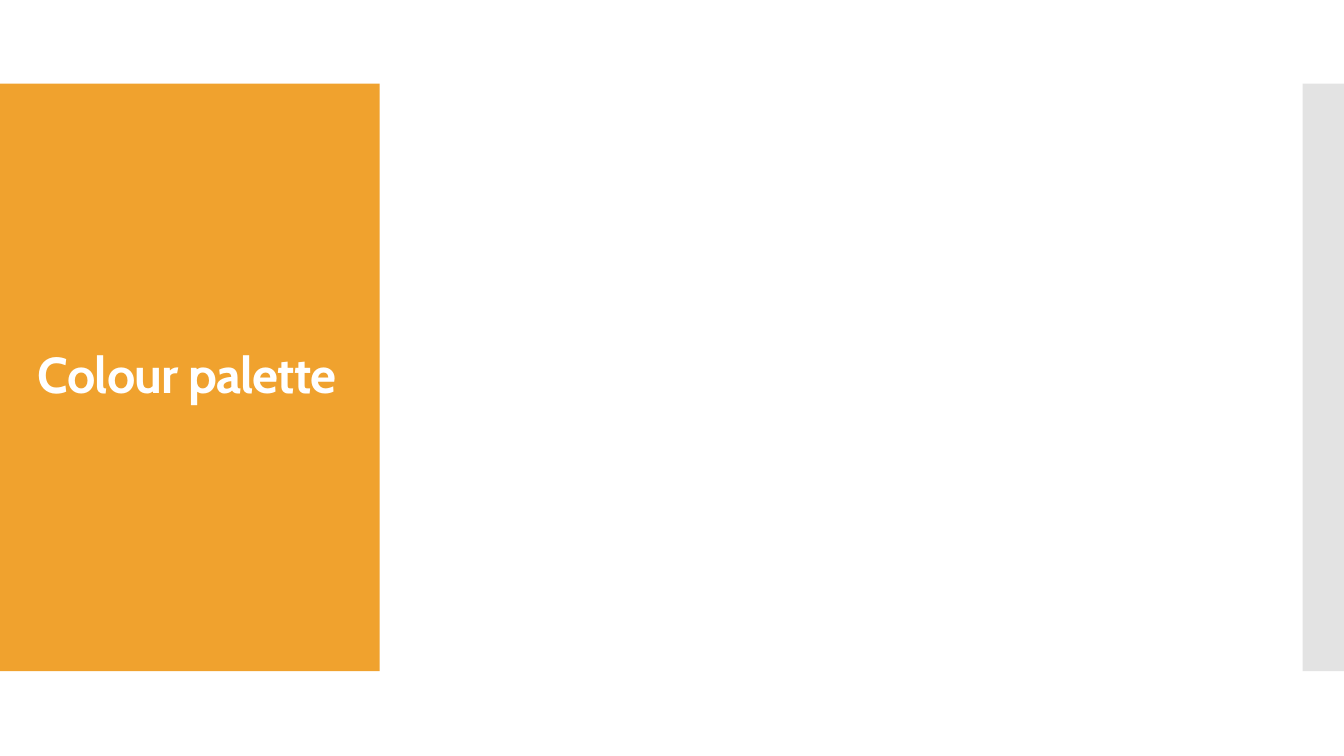
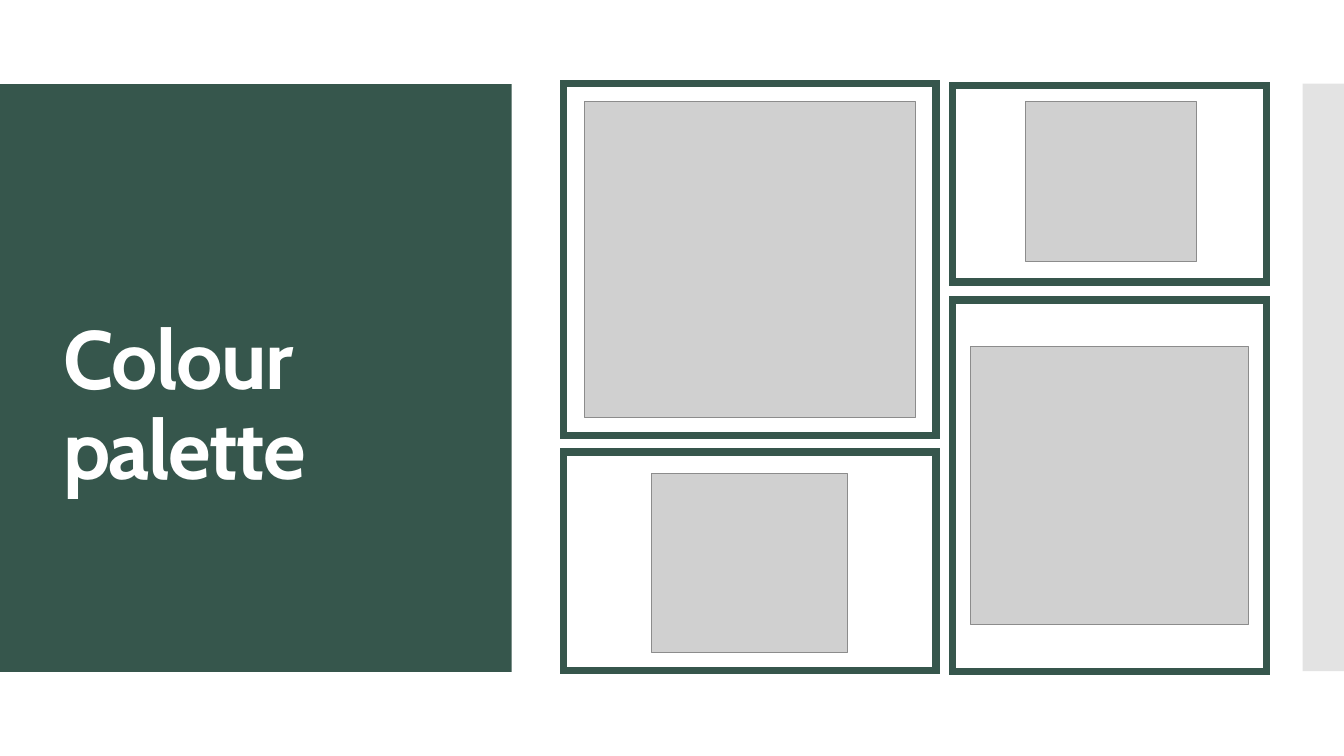
Before and after one commit to Raptor854/2.4-Practice-Assesment, a slide deck: slide 13 of Matthew MacDonald - 2.4 Practice Task Portfolio.pptx. Drawn at 1344x756 pixels with LibreOffice and Linux fonts; fonts in the diff are those of the drawing; grey boxes stand for pictures. Boxes give left, top, right and bottom in pixels: in the first picture for what was removed or moved away, otherwise in the second. Text is boxed around its words. In the diff, an @@ line names an element or a change of style, - is before the commit and + after.

Commit message:
color palette

```diff
--- a/Matthew MacDonald - 2.4 Practice Task Portfolio.pptx
+++ b/Matthew MacDonald - 2.4 Practice Task Portfolio.pptx
@@ rectangle added at (0,0,1344,756), fill #FFFFFF @@
@@ rectangle added at (0,84,1008,671), fill #F0A22E @@
@@ rectangle added at (0,84,512,671), fill #36564C @@
@@ rectangle added at (564,84,937,436), fill #FFFFFF, outline #36564C 5.25 pt @@
@@ rectangle added at (953,86,1267,282), fill #FFFFFF, outline #36564C 5.25 pt @@
@@ rectangle added at (1022,84,1344,671), fill #C8C8C8 at 50% opacity @@
@@ picture added at (585,102,915,417) @@
@@ picture added at (1026,102,1198,262) @@
@@ title "Colour palette": place and size @@
-title "Colour palette" at (38,355,337,404)
+title "Colour palette" at (63,327,306,496)
@@ title "Colour palette" at (63,327,306,496): size 36 to 59 pt, letter spacing -0.6 to -1 pt; vertical alignment middle to bottom @@
@@ rectangle added at (953,300,1267,671), fill #FFFFFF, outline #36564C 5.25 pt @@
@@ picture added at (971,347,1249,624) @@
@@ rectangle added at (564,452,937,670), fill #FFFFFF, outline #36564C 5.25 pt @@
@@ picture added at (652,474,848,653) @@
```
Also in this commit, not shown: 1 other slide changed.
